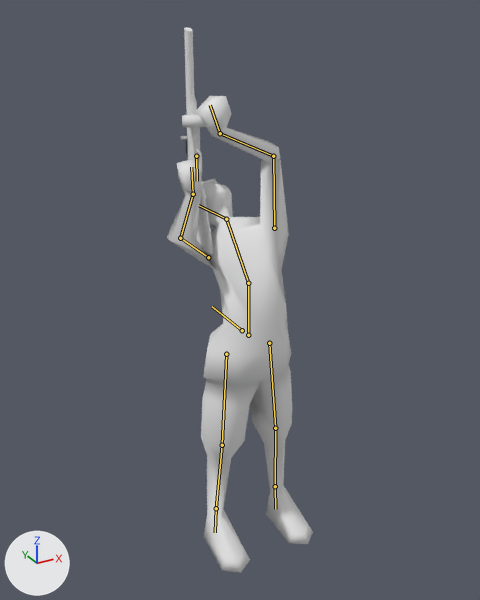
Two versions of the Blender file animations/anim_ppsh.blend, one commit apart.
Before and after are seen from a camera (50 mm lens) standing at (-1.22, -2.15, 2.24) and looking at (0.0, 0.07, 1.13). Arrows for +X, +Y and +Z are at lower left; the lights stay in place. Both versions are drawn at frame 0 of the action 'aim_crawl-loop'; the numbers are the values there. The bones that bend it are drawn over the model as lines.

Objects in the first picture: 'PPSH', 'soldier_sr'.
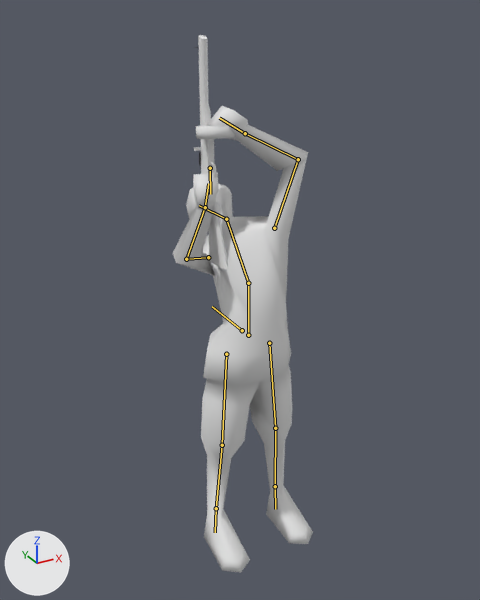
Pixel boxes (x1, y1, x2, y2) of what changed, in the pictures (480 x 600 px):
'soldier_sr', posed
    before: (167, 96, 313, 573)
    after: (173, 106, 313, 573)
'PPSH', posed
    before: (182, 27, 214, 254)
    after: (195, 35, 227, 269)
'PPSH_Magazine', posed
    before: (182, 114, 206, 127)
    after: (196, 125, 235, 139)
'Shutter', posed
    before: (181, 135, 188, 139)
    after: (194, 147, 201, 151)
bone 'ArmL', root to tip
    before: (274, 228) to (273, 156)
    after: (274, 228) to (298, 159)
bone 'ElbowL', root to tip
    before: (273, 156) to (220, 133)
    after: (298, 159) to (245, 133)
bone 'HandL', root to tip
    before: (220, 133) to (210, 105)
    after: (245, 133) to (219, 118)
bone 'ArmR', root to tip
    before: (208, 257) to (180, 238)
    after: (208, 257) to (186, 259)
bone 'Weapon', root to tip
    before: (196, 156) to (197, 181)
    after: (210, 168) to (210, 194)

Patch to the scene script:
```diff
--- a/animations/anim_ppsh.blend.py
+++ b/animations/anim_ppsh.blend.py
@@ bone_arml @@
 bone_arml = bpy.data.objects['Armature'].pose.bones['ArmL']  # child of 'Spine2'
-bone_arml.rotation_quaternion = (0.564, 0.526, -0.295, 0.564)  # degrees (44, -68, 60)
+bone_arml.rotation_quaternion = (0.727, 0.189, -0.119, 0.649)  # degrees (8, -25, 82)
@@ bone_elbowl @@
 bone_elbowl = bpy.data.objects['Armature'].pose.bones['ElbowL']  # child of 'ArmL'
-bone_elbowl.rotation_quaternion = (0.523, 0.278, -0.716, -0.37)  # degrees (102, -33, -111)
+bone_elbowl.rotation_quaternion = (0.829, 0.381, 0.078, 0.403)  # degrees (45, -10, 48)
@@ bone_handl @@
 bone_handl = bpy.data.objects['Armature'].pose.bones['HandL']  # child of 'ElbowL'
-bone_handl.rotation_quaternion = (0.847, -0.085, 0.231, 0.47)  # degrees (5, 28, 59)
+bone_handl.rotation_quaternion = (0.825, -0.124, -0.54, 0.111)  # degrees (-40, -60, 39)
@@ bone_armr @@
 bone_armr = bpy.data.objects['Armature'].pose.bones['ArmR']  # child of 'Spine2'
-bone_armr.rotation_quaternion = (0.521, 0.853, 0.022, 0.011)  # degrees (117, 0, 3)
+bone_armr.rotation_quaternion = (0.591, 0.793, -0.143, -0.035)  # degrees (108, -6, -16)
@@ bone_weapon @@
 bone_weapon = bpy.data.objects['Armature'].pose.bones['Weapon']  # child of 'Spine2'
-bone_weapon.location = (0.216, 0.407, 0.446)
+bone_weapon.location = (0.295, 0.325, 0.51)
```
